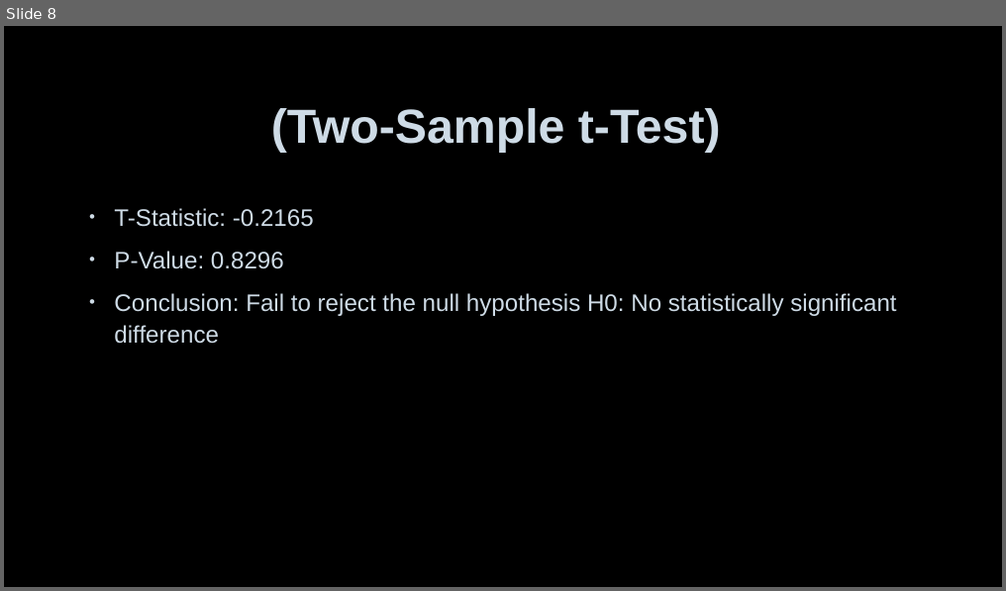
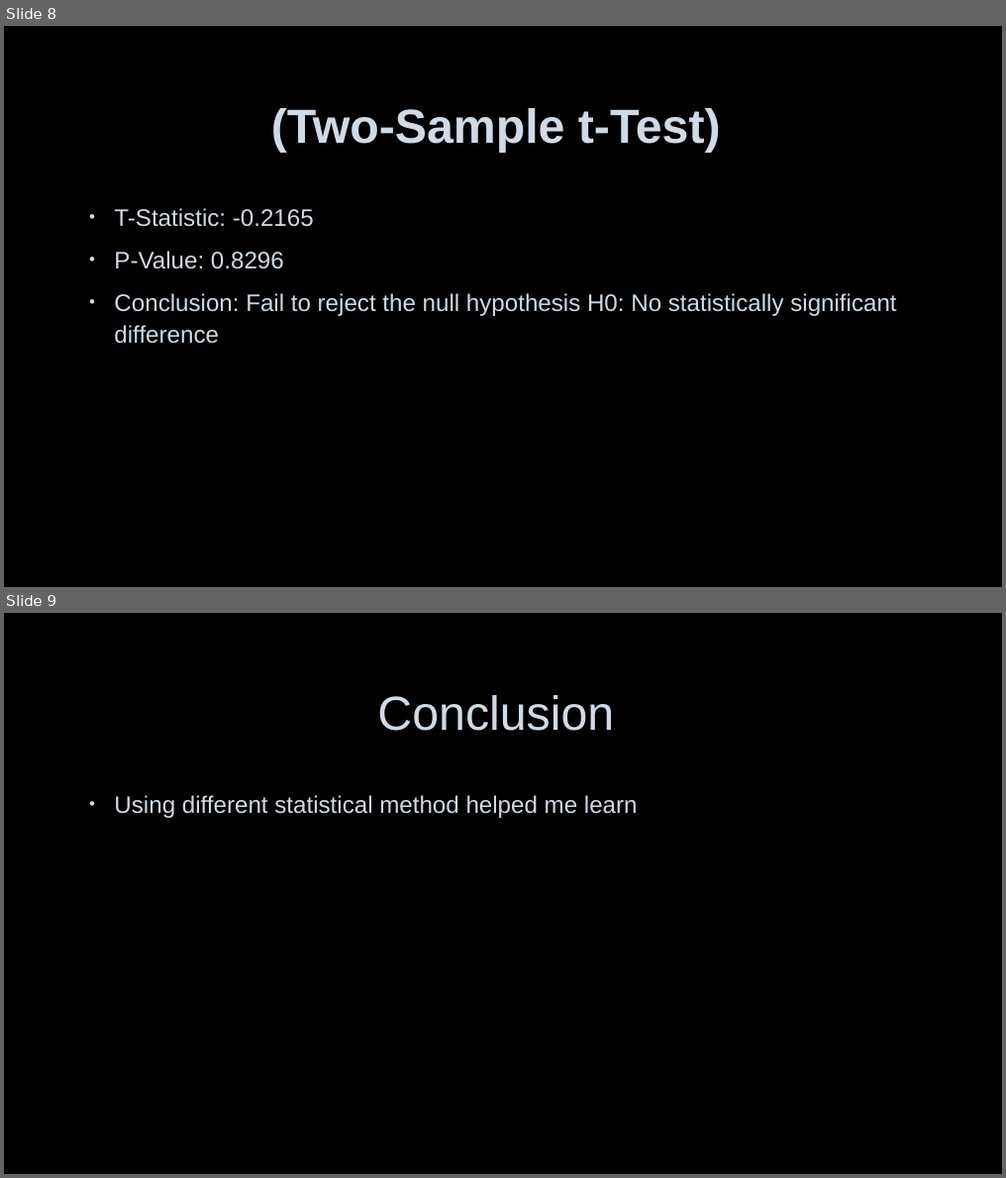
Before and after one commit to vfbmdcccxciii/HIT140_Group_Project, a slide deck: Raw_Data_Python_Code/Presentation_Assessment # 2.pptx. Shown one above the other, each under a label of ours: slide 8 before the commit, slides 8 and 9 after it. The pictures are 1006x591 and 1006x1178 pixels, drawn with LibreOffice and Linux fonts; fonts in the diff are those of the drawing; background and template pictures are left out. Boxes give left, top, right and bottom in pixels: in the first picture for what was removed or moved away, otherwise in the second. Text is boxed around its words. In the diff, an @@ line names an element or a change of style, - is before the commit and + after.

```diff
--- a/Raw_Data_Python_Code/Presentation_Assessment # 2.pptx
+++ b/Raw_Data_Python_Code/Presentation_Assessment # 2.pptx
@@ slide 9 added at <box>4,613,1002,1174</box>, background picture (left out) @@
@@ title added at <box>377,695,614,731</box>, 46 pt, text #CEDBE6 @@
+Conclusion
@@ text added at <box>114,795,638,818</box>, 23 pt, text #CEDBE6 @@
+• Using different statistical method helped me learn
```
Also in this commit, not shown: 1 slide changed, 1 other file.
